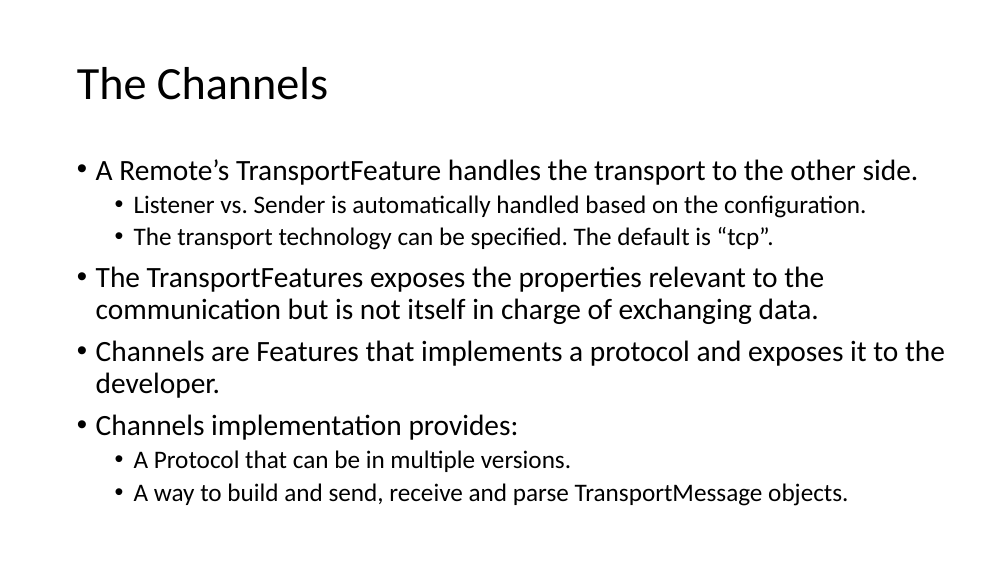
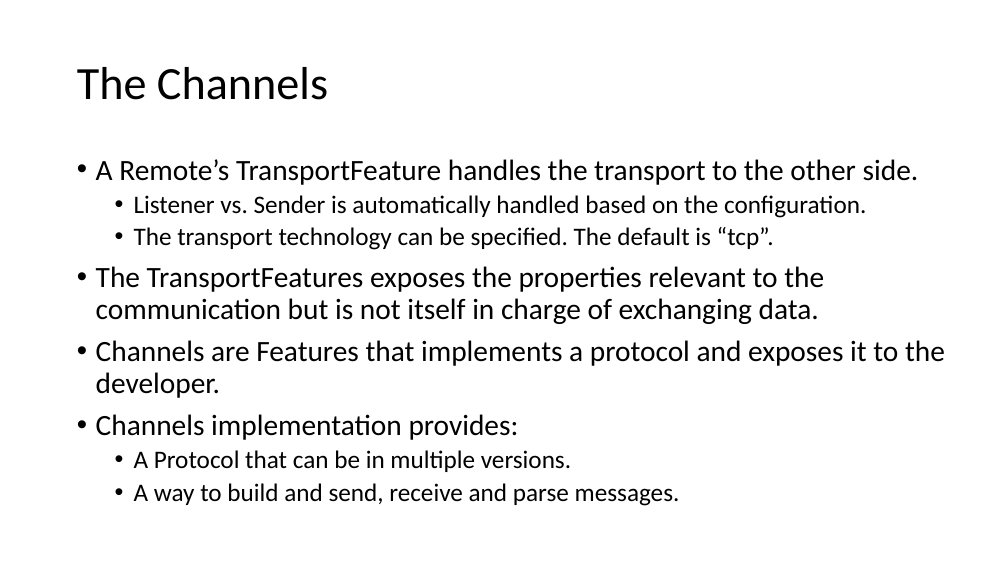
Before and after one commit to signature-opensource/CK-AppIdentity-Transport, a slide deck: slide 29 of Doc/CK-AppIdentity.pptx (slide 30 before the commit). Drawn at 1008x567 pixels with LibreOffice and Linux fonts; fonts in the diff are those of the drawing. Boxes give left, top, right and bottom in pixels: in the first picture for what was removed or moved away, otherwise in the second. Text is boxed around its words. In the diff, an @@ line names an element or a change of style, - is before the commit and + after.

Commit message:
Added ClockOffset on TransportFeature.
Updated pptx.

```diff
--- a/Doc/CK-AppIdentity.pptx
+++ b/Doc/CK-AppIdentity.pptx
@@ text at [134, 483, 680, 506]: text changed @@
-  • A way to build and send, receive and parse TransportMessage objects.
+  • A way to build and send, receive and parse messages.
```
Also in this commit, not shown: 10 other slides changed, 2 slides added, 9 slides removed, 20 other files.
